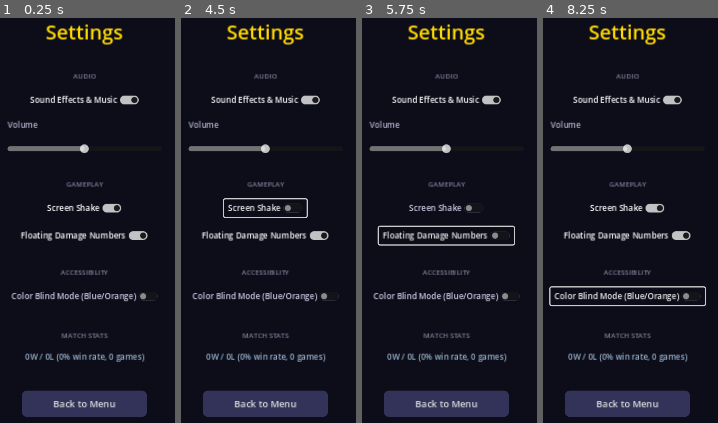
Above: before the commit, frames 1-4 (left to right).
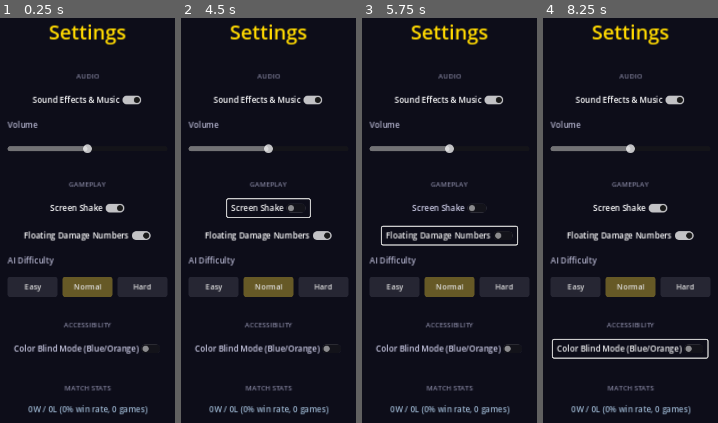
Above: after the commit, the same moments.

Repository: look-itsaxiom/summoners-grid
Game: Godot game, scene res://scenes/settings.tscn
Same seed, same stepped clock (60 frames per second), same inputs: the game is played once before the commit and once after it. This scene is started directly instead of the project's main scene.
Inputs (mouse positions are in pixels of both pictures, inside the frame that each line leads up to):
- Up to frame 1 (0.25 s): no input
- Up to frame 2 (4.5 s): click (322, 285) at 0.5 s, where only the run after the commit has a clickable "Hard"; click (214, 285) at 1.25 s, where only the run after the commit has a clickable "Easy"; click (214, 285) at 2 s, where only the run after the commit has a clickable "Easy"; click (268, 285) at 2.75 s, where only the run after the commit has a clickable "Normal"; click (268, 285) at 3.5 s, where only the run after the commit has a clickable "Normal"; click "Screen Shake" at 4.25 s
- Up to frame 3 (5.75 s): click "Floating Damage Numbers" at 5 s
- Up to frame 4 (8.25 s): click "Color Blind Mode (Blue/Orange)" at 5.75 s; click "Screen Shake" at 6.5 s; click "Floating Damage Numbers" at 7.25 s; click "Color Blind Mode (Blue/Orange)" at 8 s

The runs differ from the first frame. In frame 1, 16% of the frame differs, in the area x 4-96%, y 1-99%; in frame 2, 16%; in frame 3, 16%; in frame 4, 17%, in the area x 3-96%, y 1-99%.

Commit message:
feat: AI difficulty selector — Easy/Normal/Hard with distinct behaviors
Settings screen now has Easy/Normal/Hard buttons with visual feedback.
- Easy: skips action cards 40%, attacks random targets, skips moves 30%
- Normal: 5-priority card evaluation, smart HP-weighted targeting
- Hard: Normal + prioritizes high-level targets + territory threats
Persisted to settings.cfg. 127 tests passing.

Co-Authored-By: Claude Opus 4.6 (1M context) <noreply@anthropic.com>

Diff:
--- a/godot/scripts/ui/game_screen.gd
+++ b/godot/scripts/ui/game_screen.gd
@@ -631,8 +631,13 @@
 			break
 	if _gm.is_game_over: return
 
-	# 2. Play action cards (5-priority system ported from web AI)
-	_ai_play_action_cards(ai_player)
+	# 2. Play action cards — Easy AI skips 40% of the time
+	var difficulty: int = 1
+	var s_node = get_node_or_null("/root/Settings")
+	if s_node:
+		difficulty = s_node.ai_difficulty
+	if difficulty > 0 or randf() > 0.4:
+		_ai_play_action_cards(ai_player)
 	board.queue_redraw()
 	await get_tree().create_timer(0.3).timeout
 
@@ -656,24 +661,40 @@
 				enemies.append(e)
 		if enemies.size() == 0: continue
 
-		# Find nearest enemy
-		# Smart targeting: prefer killable targets > low HP > nearest
+		# Target selection varies by difficulty
 		var attacks = _gm.get_valid_attacks(unit_id)
 		var best_target = enemies[0]
-		var best_score := -999.0
-		for e in enemies:
-			var score := 0.0
-			var in_range: bool = e["instance_id"] in attacks
-			if in_range:
-				score += 100.0  # Strongly prefer attackable targets
-				# Bonus for low HP (killable)
-				var hp_pct: float = float(e["current_hp"]) / float(e["max_hp"])
-				score += (1.0 - hp_pct) * 50.0  # Lower HP = higher score
-			# Proximity bonus
-			score -= _dist(unit["position"], e["position"]) * 2.0
-			if score > best_score:
-				best_score = score
-				best_target = e
+
+		if difficulty == 0:
+			# Easy: attack random enemy, prefer in-range
+			var in_range_enemies: Array = enemies.filter(func(e): return e["instance_id"] in attacks)
+			if in_range_enemies.size() > 0:
+				best_target = in_range_enemies[randi() % in_range_enemies.size()]
+			else:
+				best_target = enemies[randi() % enemies.size()]
+		else:
+			# Normal + Hard: smart targeting
+			var best_score := -999.0
+			for e in enemies:
+				var score := 0.0
+				var in_range: bool = e["instance_id"] in attacks
+				if in_range:
+					score += 100.0
+					var hp_pct: float = float(e["current_hp"]) / float(e["max_hp"])
+					score += (1.0 - hp_pct) * 50.0
+				score -= _dist(unit["position"], e["position"]) * 2.0
+				# Hard mode: bonus for high-value targets (higher level = more VP threat)
+				if difficulty == 2:
+					score += e["level"] * 3.0
+					# Bonus for targets in our territory (territory threat)
+					var ey: int = e["position"].y
+					if ai_player == "playerA" and ey < 3:
+						score += 30.0
+					elif ai_player == "playerB" and ey >= 11:
+						score += 30.0
+				if score > best_score:
+					best_score = score
+					best_target = e
 		var nearest = best_target
 
 		# Attack if in range
@@ -681,6 +702,8 @@
 			_gm.attack_with_summon(unit_id, nearest["instance_id"])
 			board.queue_redraw()
 			await get_tree().create_timer(0.4).timeout
+		elif difficulty == 0 and randf() < 0.3:
+			pass  # Easy AI sometimes doesn't move
 		else:
 			# Move toward nearest enemy
 			var moves = _gm.get_valid_moves(unit_id)
--- a/godot/scripts/ui/settings_screen.gd
+++ b/godot/scripts/ui/settings_screen.gd
@@ -106,6 +106,51 @@
 		_settings.show_damage_numbers = on
 		_settings.save_settings()
 	)
+
+	# AI Difficulty
+	var diff_label := Label.new()
+	diff_label.text = "AI Difficulty"
+	diff_label.add_theme_font_size_override("font_size", 13)
+	diff_label.add_theme_color_override("font_color", Color(0.7, 0.7, 0.8))
+	center.add_child(diff_label)
+
+	var diff_row := HBoxContainer.new()
+	diff_row.add_theme_constant_override("separation", 8)
+	diff_row.alignment = BoxContainer.ALIGNMENT_CENTER
+	center.add_child(diff_row)
+
+	var diff_names := ["Easy", "Normal", "Hard"]
+	var diff_colors := [Color(0.3, 0.5, 0.2), Color(0.4, 0.35, 0.15), Color(0.5, 0.15, 0.15)]
+	for di in range(3):
+		var dbtn := Button.new()
+		dbtn.text = diff_names[di]
+		dbtn.custom_minimum_size = Vector2(80, 32)
+		dbtn.add_theme_font_size_override("font_size", 12)
+		var ds := StyleBoxFlat.new()
+		ds.bg_color = diff_colors[di] if _settings.ai_difficulty == di else Color(0.15, 0.15, 0.2)
+		ds.corner_radius_top_left = 4
+		ds.corner_radius_top_right = 4
+		ds.corner_radius_bottom_left = 4
+		ds.corner_radius_bottom_right = 4
+		dbtn.add_theme_stylebox_override("normal", ds)
+		var diff_idx: int = di
+		var all_btns: Array = []
+		dbtn.pressed.connect(func():
+			_settings.ai_difficulty = diff_idx
+			_settings.save_settings()
+			# Update button styles
+			for child in diff_row.get_children():
+				if child is Button:
+					var idx: int = child.get_index()
+					var st: StyleBoxFlat = StyleBoxFlat.new()
+					st.bg_color = diff_colors[idx] if idx == diff_idx else Color(0.15, 0.15, 0.2)
+					st.corner_radius_top_left = 4
+					st.corner_radius_top_right = 4
+					st.corner_radius_bottom_left = 4
+					st.corner_radius_bottom_right = 4
+					child.add_theme_stylebox_override("normal", st)
+		)
+		diff_row.add_child(dbtn)
 
 	var spacer_acc := Control.new()
 	spacer_acc.custom_minimum_size.y = 4
